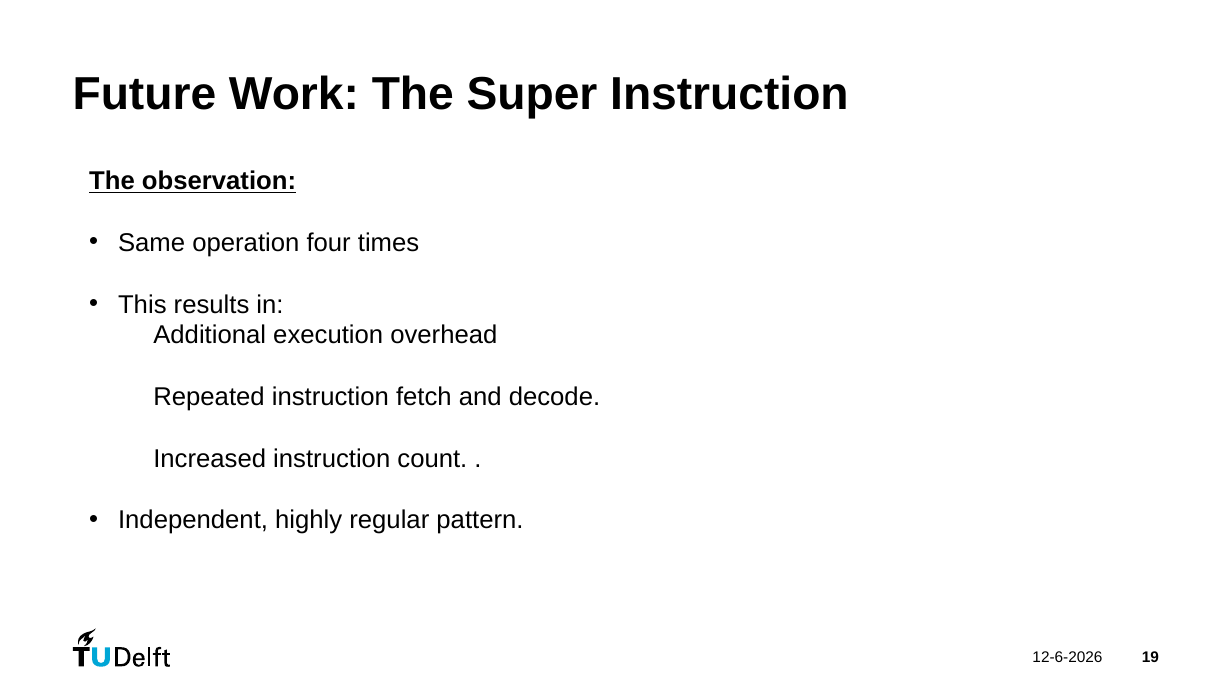
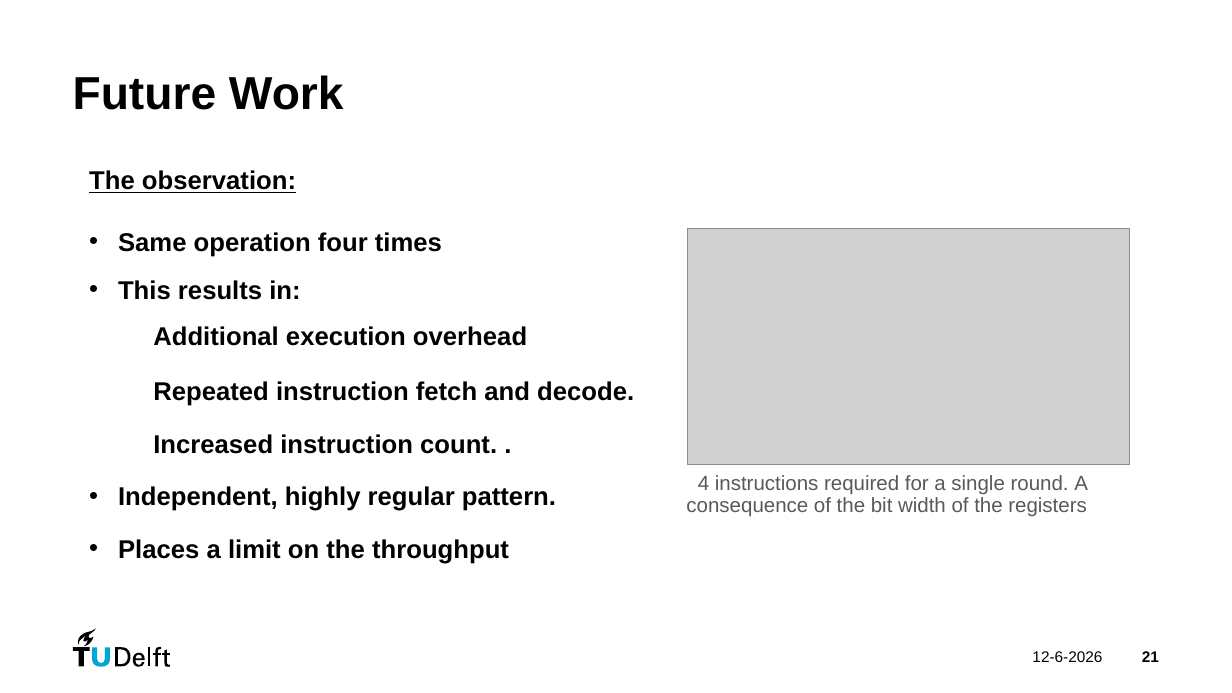
Before and after one commit to danieltyukov/tud-processor-design-project, a slide deck: slide 21 of PDP_group24.pptx (slide 19 before the commit). Drawn at 1232x693 pixels with LibreOffice and Linux fonts; fonts in the diff are those of the drawing; grey boxes stand for pictures. Boxes give left, top, right and bottom in pixels: in the first picture for what was removed or moved away, otherwise in the second. Text is boxed around its words. In the diff, an @@ line names an element or a change of style, - is before the commit and + after.

```diff
--- a/PDP_group24.pptx
+++ b/PDP_group24.pptx
@@ title at bbox=[73, 75, 344, 110]: text changed @@
-Future Work: The Super Instruction
+Future Work
@@ text at bbox=[118, 232, 634, 511]: bold on in "Same operation four times", "This results in:", "Additional execution overhead", "Repeated instruction fetch and decode." and 2 more places @@
@@ picture added at bbox=[688, 229, 1130, 465] @@
@@ text added at bbox=[686, 475, 1088, 517], 16 pt, text #595959 @@
+4 instructions required for a single round. A consequence of the bit width of the registers
@@ text at bbox=[118, 539, 509, 564]: paragraph added @@
+• Places a limit on the throughput
@@ page number at bbox=[1142, 651, 1159, 662]: text changed @@
-19
+21
```
Also in this commit, not shown: 13 other slides changed, 2 slides added, 1 slide removed, 3 other files.
